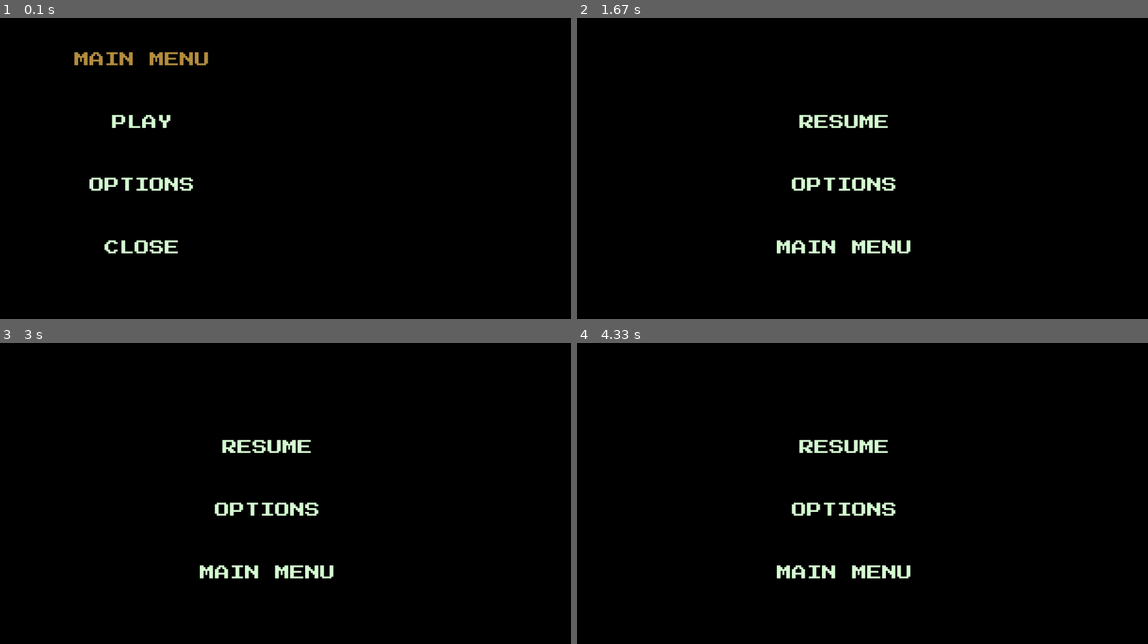
Above: before the commit, frames 1-4 (two rows, left to right).
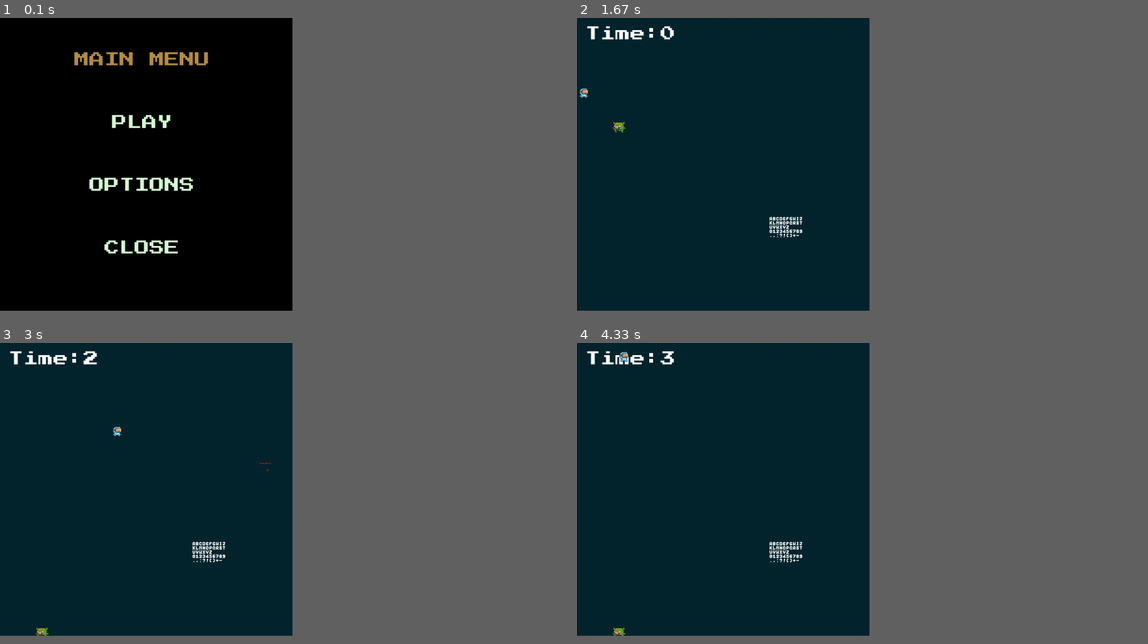
Above: after the commit, the same moments.

Repository: Minipomy/MaximilianoRiveraMendes-pygame-tp-final
Game: pygame game, started from main.py
Same seed, same stepped clock (60 frames per second), same inputs: the game is played once before the commit and once after it.
Inputs (mouse positions are in pixels of both pictures, inside the frame that each line leads up to):
- Up to frame 1 (0.1 s): no input
- Up to frame 2 (1.67 s): click "PLAY" at 0.38 s; click (634, 81) at 0.72 s, where only the run after the commit has a clickable "STAGE 1"; hold P 1-1.47 s; hold Right 1-1.47 s; move the mouse to (816, 156) at 1.03 s; hold P from 1.5 s (still down); tap Space at 1.57 s
- Up to frame 3 (3 s): tap Space at 1.87, 2.07, 2.37, 2.57, 2.87 s; release P at 1.97 s; hold Right 2-2.47 s; move the mouse to (57, 556) at 2.03 s; tap S at 2.15 s; hold Right 2.5-2.97 s
- Up to frame 4 (4.33 s): hold Left 3-3.53 s; tap Space at 3.07, 3.37, 3.63, 3.93, 4.07 s; hold Left 3.57-3.97 s; tap S at 3.72 s; hold Right from 4 s (still down)
In our replay, the window is 900x474 before the commit and 461x461 after it. These sizes can differ from the game's own. Grey fills any space a smaller window leaves; there, only what the larger window draws over its background counts as a difference.

The runs differ from the first frame. In frame 1, 0.1% of the frame differs, in the area x 16-37%, y 11-79%; in frame 2, 50%, in the area x 0-59%, y 0-98%; in frame 3, 50%; in frame 4, 50%.

Commit message:
Actualizaciones Presencial

Diff:
--- a/Enemy.py
+++ b/Enemy.py
@@ -4,27 +4,35 @@
 from constants import SCREEN_WIDTH, DEBUG, SCREEN_HEIGHT
 
 class Enemy(pg.sprite.Sprite):
-    def __init__(self, enemy_data, frame_rate = 60, speed_run = 12, gravity=16):
+    def __init__(self, enemy_data):
         super().__init__()
+
+        # Imagenes del enemigo segun estado
         self.__iddle_r = sf.get_surface_from_spritesheet(enemy_data.get("idle"), 9, 1)
         self.__iddle_l = sf.get_surface_from_spritesheet(enemy_data.get("idle"), 9, 1, flip=True)
         self.__run_r = sf.get_surface_from_spritesheet(enemy_data.get("run"), 16, 1)
         self.__run_l = sf.get_surface_from_spritesheet(enemy_data.get("run"), 16, 1, flip=True)
-        self.__move_x = enemy_data.get("coord_x")
-        self.__move_y = enemy_data.get("coord_y")
-        self.__speed_run = speed_run
-        self.__frame_rate = frame_rate
+
+        # Valores del enemigo
+        self.__move_x = 0
+        self.__move_y = 0
+        self.__location = (enemy_data.get("coord_x"), enemy_data.get("coord_y"))
+        self.__speed_run = enemy_data.get("speed_run")
+        self.__gravity = enemy_data.get("gravity")
+        self.__frame_rate = enemy_data.get("frame_rate")
+        self.__is_jumping = False
+
+        # Atributos de control de animaciones
         self.__player_move_time = 0
         self.__player_animation_time = 0
-        self.__gravity = gravity
-        self.__is_jumping = False
         self.__initial_frame = 0
         self.__actual_animation = self.__iddle_r
-        self.__actual_img_animation = self.__actual_animation[self.__initial_frame]
-        self.__rect = self.__actual_img_animation.get_rect()
+        self.image = self.__actual_animation[self.__initial_frame]
+        self.rect = self.image.get_rect(center = self.__location)
         self.__is_looking_right = True
 
-
+    ################ ANIMACIONES ################
+    #   Funciones de control de animaciones del enemigo
     def __set_x_animations_preset(self, move_x, animation_list: list[pg.surface.Surface], look_r: bool):
         self.__move_x = move_x
         self.__actual_animation = animation_list
@@ -32,12 +40,13 @@
 
 
     def __set_y_animations_preset(self):
-        self.__move_y = -self.__jump
+        # self.__move_y = -self.__jump
         self.__move_x = self.__speed_run if self.__is_looking_right else -self.__speed_run
-        self.__actual_animation = self.__jump_r if self.__is_looking_right else self.__jump_l
+        # self.__actual_animation = self.__jump_r if self.__is_looking_right else self.__jump_l
         self.__initial_frame = 0
-        self.__is_jumping = True
+        # self.__is_jumping = True
 
+    #   Animacion caminando/corriendo
     def run(self, direction: str = 'Right'):
         self.__initial_frame = 0
         match direction:
@@ -48,6 +57,7 @@
                 look_right = False
                 self.__set_x_animations_preset(-self.__speed_run, self.__run_l, look_r=look_right)
 
+    #   Animacion estando quieto
     def stay(self):
         if self.__actual_animation != self.__iddle_l and self.__actual_animation != self.__iddle_r:
             self.__actual_animation = self.__iddle_r if self.__is_looking_right else self.__iddle_l
@@ -55,6 +65,7 @@
             self.__move_x = 0
             self.__move_y = 0
 
+    #   Animacion de salto
     def jump(self, jumping=True):
         if jumping and not self.__is_jumping:
             self.__set_y_animations_preset()
@@ -62,28 +73,30 @@
             self.__is_jumping = False
             self.stay()
 
+    #   Seteo de limites de pantalla
     def __set_borders_limits(self):
         pixels_move = 0
         if self.__move_x > 0:
-            pixels_move = self.__move_x if self.__rect.x < SCREEN_WIDTH - self.__actual_img_animation.get_width() else 0
+            pixels_move = self.__move_x if self.rect.x < SCREEN_WIDTH - self.image.get_width() else 0
         elif self.__move_x < 0:
-            pixels_move = self.__move_x if self.__rect.x > 0 else 0
+            pixels_move = self.__move_x if self.rect.x > 0 else 0
         return pixels_move
 
-
+    ################ ACCIONES / MOVIMIENTOS GENERALES ################
+    #   Controles de movimiento y disparo generales del jugador
     def do_movement(self, delta_ms):
         self.__player_move_time += delta_ms
         if self.__player_move_time >= self.__frame_rate:
             self.__player_move_time = 0
-            self.__rect.x += self.__set_borders_limits()
-            self.__rect.y += self.__move_y
+            self.rect.x += self.__set_borders_limits()
+            self.rect.y += self.__move_y
             # Parte relacionado a saltar
-            if self.__rect.y > SCREEN_HEIGHT:
-                self.__rect.y += self.__gravity
+            if self.rect.y > SCREEN_HEIGHT:
+                self.rect.y += self.__gravity
+            if self.rect.y < SCREEN_HEIGHT - self.image.get_height():
+                self.rect.y += self.__gravity
 
-            if self.__rect.y < SCREEN_HEIGHT - self.__actual_img_animation.get_height():
-                self.__rect.y += self.__gravity
-
+    #   Limitacion de FPS
     def do_animation(self, delta_ms):
         self.__player_animation_time += delta_ms
         if self.__player_animation_time >= self.__frame_rate:
@@ -92,18 +105,14 @@
                 self.__initial_frame += 1
             else:
                 self.__initial_frame = 0
-                # if self.__is_jumping:
-                #     self.__is_jumping = False
-                #     self.__move_y = 0
 
-    def update(self, delta_ms, screen):
+    def update(self, delta_ms):
         self.do_movement(delta_ms)
         self.do_animation(delta_ms)
-        self.draw(screen)
 
     def draw(self, screen: pg.surface.Surface):
         if DEBUG:
-            pg.draw.rect(screen, 'red', self.__rect)
+            pg.draw.rect(screen, 'red', self.rect)
             # pg.draw.rect(screen, 'green', self.__rect.bottom)
-        self.__actual_img_animation = self.__actual_animation[self.__initial_frame]
-        screen.blit(self.__actual_img_animation, self.__rect)
+        self.image = self.__actual_animation[self.__initial_frame]
+        screen.blit(self.image, self.rect)
--- a/Game.py
+++ b/Game.py
@@ -5,13 +5,14 @@
 from Enemy import Enemy
 from Player import Player
 from Projectile import Projectile
+from Tile import Tile
 from Buttons import Buttons
 from constants import *
 
 class Game():
     def __init__(self, json_file):
         data = open(json_file)
-        json = js.load(data)
+        self.json = js.load(data)
         pg.init()
         self.width = SCREEN_WIDTH
         self.height = SCREEN_HEIGHT
@@ -26,21 +27,19 @@
         self.isPause = False
         self.isPlaying = False
         self.sprites = pg.sprite.Group()
-        self.player = Player(json.get("player"))
-        self.enemy = Enemy(json.get("enemy"))
+        self.enemy = pg.sprite.Group()
+        self.tile = pg.sprite.Group()
+        self.player = Player(self.json.get("player"))
 
-
+        #   Agregamos los enemigos y tiles al grupo
+        self.enemy.add(Enemy(self.json.get("enemy")))
+        self.tile.add(Tile(self.json.get("tile")))
 
     def get_width(self):
         return self.width
 
     def get_height(self):
         return self.height
-
-    # def counter(self):
-    #     self.time_start -= 1
-    #     if self.time_start <= 0:
-    #         self.finished = True
 
     def main_menu(self):
         while True:
@@ -61,8 +60,8 @@
                         sys.exit()
                     if event.type == pg.MOUSEBUTTONDOWN:
                         if PLAY_BUTTON.checkForInput(MOUSE):
-                            self.isPlaying = True
-                            self.run()
+                            # self.isPlaying = True
+                            self.game_select()
                         if OPTIONS_BUTTON.checkForInput(MOUSE):
                             self.options()
                         if QUIT_BUTTON.checkForInput(MOUSE):
@@ -73,11 +72,13 @@
     def set_pause(self):
         while self.isPause:
             MOUSE = pg.mouse.get_pos()
+            MENU_TEXT = self.font.render("Game Paused", True, PRIMARY_ACCENT)
+            MENU_RECT = MENU_TEXT.get_rect(topleft=(20, 20))
             RESUME_BUTTON = Buttons(pos=(640, 250), text_input=RESUME_TEXT, font=self.font, base_color=BUTTON_BASE_COLOR, hovering_color=HOVER_COLOR)
             OPTIONS_BUTTON = Buttons(pos=(640, 400), text_input=OPTIONS_TEXT, font=self.font, base_color=BUTTON_BASE_COLOR, hovering_color=HOVER_COLOR)
             MAIN_MENU_BUTTON = Buttons(pos=(640, 550), text_input=MAIN_MENU_TEXT, font=self.font, base_color=BUTTON_BASE_COLOR, hovering_color=HOVER_COLOR)
             self.screen.fill((0, 0, 0))
-            # self.screen.blit(MENU_TEXT, MENU_RECT)
+            self.screen.blit(MENU_TEXT, MENU_RECT)
             for button in [RESUME_BUTTON, OPTIONS_BUTTON, MAIN_MENU_BUTTON]:
                 button.changeColor(MOUSE)
                 button.update(self.screen)
@@ -85,6 +86,9 @@
                     if event.type == pg.QUIT:
                         pg.quit()
                         sys.exit()
+                    if event.type == pg.KEYDOWN:
+                        if event.key == pg.K_p:
+                            self.isPause = False
                     if event.type == pg.MOUSEBUTTONDOWN:
                         if RESUME_BUTTON.checkForInput(MOUSE):
                             self.isPause = False
@@ -95,6 +99,33 @@
                             self.main_menu()
             pg.display.flip()
 
+    def game_select(self):
+        while True:
+            MOUSE = pg.mouse.get_pos()
+            SELECT_GAME_TEXT = self.font.render("Select Stage", True, PRIMARY_ACCENT)
+            SELECT_STAGE_MENU = SELECT_GAME_TEXT.get_rect(topleft=(20, 20))
+            STAGE_1 = Buttons(pos=(140, 150), text_input="STAGE 1", font=self.font, base_color=BUTTON_BASE_COLOR, hovering_color=HOVER_COLOR)
+            STAGE_2 = Buttons(pos=(440, 350), text_input="STAGE 2", font=self.font, base_color=BUTTON_BASE_COLOR, hovering_color=HOVER_COLOR)
+            STAGE_3 = Buttons(pos=(140, 440), text_input="STAGE 3", font=self.font, base_color=BUTTON_BASE_COLOR, hovering_color=HOVER_COLOR)
+            self.screen.fill((0, 0, 0))
+            self.screen.blit(SELECT_GAME_TEXT, SELECT_STAGE_MENU)
+            for button in [STAGE_1, STAGE_2, STAGE_3]:
+                button.changeColor(MOUSE)
+                button.update(self.screen)
+            for event in pg.event.get():
+                if event.type == pg.QUIT:
+                    pg.quit()
+                if event.type == pg.MOUSEBUTTONDOWN:
+                    if STAGE_1.checkForInput(MOUSE):
+                        self.isPlaying = True
+                        self.run()
+                    if STAGE_2.checkForInput(MOUSE):
+                        self.isPlaying = True
+                    if STAGE_3.checkForInput(MOUSE):
+                        self.isPlaying = True
+
+
+            pg.display.update()
 
     def options(self):
         while True:
@@ -124,11 +155,29 @@
                         self.set_pause()
 
             self.screen.fill(BACKGROUND_COLOR)
+
+            #   Generamos contador de tiempo en stage
             self.draw_text("Time: ", (255, 255, 255), self.screen, 20, 20)
             self.draw_text(str(seconds),(255, 255, 255), self.screen, 200, 20)
-            player = self.player
-            enemy = self.enemy
-            player.update(self.delta_ms, self.screen)
-            enemy.update(self.delta_ms, self.screen)
+
+            for bullet in self.player.bullet_group:
+                for enemy in self.enemy:
+                    if bullet.rect.colliderect(enemy.rect):
+                        enemy.kill()
+
+            #   Agregamos los enemigos al Stage
+            self.enemy.draw(self.screen)
+            self.enemy.update(self.delta_ms)
+
+            # #   Agregamos los Tiles al Stage
+            self.tile.draw(self.screen)
+
+            #   Agregamos el jugador al Stage
+            for tile in self.tile:
+                self.player.is_on_platform(tile)
+
+            self.player.update(self.delta_ms, self.screen)
+
+            #   Actualizacion de pantalla
             pg.display.flip()
             self.clock.tick(100)  # Limita el juego a 60 FPS
--- a/Player.py
+++ b/Player.py
@@ -4,40 +4,50 @@
 from constants import SCREEN_WIDTH, DEBUG, SCREEN_HEIGHT
 
 class Player(pg.sprite.Sprite):
-    def __init__(self, player_data, frame_rate = 60, speed_run = 12, gravity = 16, jump = 32):
+    def __init__(self, player_data):
         super().__init__()
-        self.__iddle_r = sf.get_surface_from_spritesheet(player_data.get("idle"), 11, 1)
-        self.__iddle_l = sf.get_surface_from_spritesheet(player_data.get("idle"), 11, 1, flip=True)
-        self.__run_r = sf.get_surface_from_spritesheet(player_data.get("run"), 12, 1)
-        self.__run_l = sf.get_surface_from_spritesheet(player_data.get("run"), 12, 1, flip=True)
-        self.__jump_r = sf.get_surface_from_spritesheet(player_data.get("jump"), 1, 1)
-        self.__jump_l = sf.get_surface_from_spritesheet(player_data.get("jump"), 1, 1, flip=True)
+
+        #   Imagenes del jugador
+        self.__iddle_r = sf.get_surface_from_spritesheet(player_data.get("idle_img"), 11, 1)
+        self.__iddle_l = sf.get_surface_from_spritesheet(player_data.get("idle_img"), 11, 1, flip=True)
+        self.__run_r = sf.get_surface_from_spritesheet(player_data.get("run_img"), 12, 1)
+        self.__run_l = sf.get_surface_from_spritesheet(player_data.get("run_img"), 12, 1, flip=True)
+        self.__jump_r = sf.get_surface_from_spritesheet(player_data.get("jump_img"), 1, 1)
+        self.__jump_l = sf.get_surface_from_spritesheet(player_data.get("jump_img"), 1, 1, flip=True)
+
+        #   Control de animaciones
+        self.__initial_frame = 0
+        self.__player_move_time = 0
+        self.__player_animation_time = 0
+        self.__actual_animation = self.__iddle_r
+        self.image = self.__actual_animation[self.__initial_frame]
+        self.rect = self.image.get_rect()
+        self.__is_looking_right = True
+
+        #   Valores del jugador
         self.__move_x = player_data.get("coord_x")
         self.__move_y = player_data.get("coord_y")
-        self.__speed_run = speed_run
-        self.__frame_rate = frame_rate
-        self.__player_move_time = 0
-        self.__player_animation_time = 0
-        self.__gravity = gravity
-        self.__jump = jump
+        self.__speed_run = player_data.get("speed_run")
+        self.__frame_rate = player_data.get("frame_rate")
+        self.__bullet_data = player_data.get("bullet")
+        self.__gravity = player_data.get("gravity")
+        self.__jump = player_data.get("jump")
+        self.life = player_data.get("life")
+        self.isOnFloor = False
         self.__is_jumping = False
-        self.__initial_frame = 0
-        self.__actual_animation = self.__iddle_r
-        self.__actual_img_animation = self.__actual_animation[self.__initial_frame]
-        self.__rect = self.__actual_img_animation.get_rect()
-        self.__is_looking_right = True
 
-        self.laser_time = 0
-        self.laser_cooldown = 100
+        #   Valores balas del jugador
+        self.laser_time = self.__bullet_data.get("laser_time")
+        self.laser_cooldown = self.__bullet_data.get("laser_cooldown")
         self.ready = False
         self.bullet_group = pg.sprite.Group()
 
-
+    ################ ANIMACIONES ################
+    #   Funciones de control de animaciones del jugador
     def __set_x_animations_preset(self, move_x, animation_list: list[pg.surface.Surface], look_r: bool):
         self.__move_x = move_x
         self.__actual_animation = animation_list
         self.__is_looking_right = look_r
-
 
     def __set_y_animations_preset(self):
         self.__move_y = -self.__jump
@@ -46,6 +56,7 @@
         self.__initial_frame = 0
         self.__is_jumping = True
 
+    #   Animacion caminando/corriendo
     def run(self, direction: str = 'Right'):
         self.__initial_frame = 0
         match direction:
@@ -56,6 +67,7 @@
                 look_right = False
                 self.__set_x_animations_preset(-self.__speed_run, self.__run_l, look_r=look_right)
 
+    #   Animacion estando quieto
     def stay(self):
         if self.__actual_animation != self.__iddle_l and self.__actual_animation != self.__iddle_r:
             self.__actual_animation = self.__iddle_r if self.__is_looking_right else self.__iddle_l
@@ -63,6 +75,7 @@
             self.__move_x = 0
             self.__move_y = 0
 
+    #   Animacion de salto
     def jump(self, jumping=True):
         if jumping and not self.__is_jumping:
             self.__set_y_animations_preset()
@@ -70,27 +83,38 @@
             self.__is_jumping = False
             self.stay()
 
+    #   Seteo de limites de pantalla
     def __set_borders_limits(self):
         pixels_move = 0
         if self.__move_x > 0:
-            pixels_move = self.__move_x if self.__rect.x < SCREEN_WIDTH - self.__actual_img_animation.get_width() else 0
+            pixels_move = self.__move_x if self.rect.x < SCREEN_WIDTH - self.image.get_width() else 0
         elif self.__move_x < 0:
-            pixels_move = self.__move_x if self.__rect.x > 0 else 0
+            pixels_move = self.__move_x if self.rect.x > 0 else 0
         return pixels_move
 
+    ################ ACCIONES / MOVIMIENTOS GENERALES ################
+
+    def get_damage(self, entity):
+        if entity.rect.colliderect(self.rect):
+            self.life -= 1
+
+    #   El jugador dispara
     def attack(self):
-        print('!piu piu!')
         self.bullet_group.add(self.create_bullet())
 
+    #   Crea una bala con el consturctor de Projectile
     def create_bullet(self):
-        return Projectile(self.__rect.x, self.__rect.top) # Crea y devuelve un objeto de la clase Bullet en la posición actual del ratón
+        return Projectile(self.__bullet_data, self.rect.centerx, self.rect.centery, self.__is_looking_right)
 
+    #   Tiempo de recarga y delay de disparo
     def recharge(self):
         if not self.ready:
             curent_time = pg.time.get_ticks()
             if curent_time - self.laser_time >= self.laser_cooldown:
                 self.ready = True
+                print(self.ready)
 
+    #   Controles de movimiento y disparo generales del jugador
     def do_movement(self, delta_ms):
         keys = pg.key.get_pressed()
         if keys[pg.K_RIGHT] and not keys[pg.K_LEFT]:
@@ -100,26 +124,34 @@
         if not keys[pg.K_RIGHT] and not keys[pg.K_LEFT]:
             self.stay()
         if keys[pg.K_SPACE]:
-            self.jump(True)
+            self.jump()
         if keys[pg.K_s]:
             self.attack()
             self.ready = False
             self.laser_time = pg.time.get_ticks()
-            print(self.laser_time)
 
         self.__player_move_time += delta_ms
         if self.__player_move_time >= self.__frame_rate:
             self.__player_move_time = 0
-            self.__rect.x += self.__set_borders_limits()
-            self.__rect.y += self.__move_y
+            self.rect.x += self.__set_borders_limits()
+            self.rect.y += self.__move_y
 
             # Parte relacionado a saltar
-            if self.__rect.y > SCREEN_HEIGHT:
-                self.__rect.y += self.__gravity
+            if self.rect.y > SCREEN_HEIGHT:
+                self.rect.y += self.__gravity
+            if self.rect.y < SCREEN_HEIGHT - self.image.get_height():
+                self.rect.y += self.__gravity
 
-            if self.__rect.y < SCREEN_HEIGHT - self.__actual_img_animation.get_height():
-                self.__rect.y += self.__gravity
+    def is_on_platform(self, tile):
+        self.isOnFloor = False
+        if self.rect.top == tile.rect.bottom:
+            self.rect.y += 0
+        elif self.rect.bottom == tile.rect.top:
+            self.rect.y += tile.rect.x
+            self.isOnFloor = True
+            print(self.isOnFloor)
 
+    #   Limitacion de FPS
     def do_animation(self, delta_ms):
         self.__player_animation_time += delta_ms
         if self.__player_animation_time >= self.__frame_rate:
@@ -128,22 +160,18 @@
                 self.__initial_frame += 1
             else:
                 self.__initial_frame = 0
-                # if self.__is_jumping:
-                #     self.__is_jumping = False
-                #     self.__move_y = 0
 
     def update(self, delta_ms, screen):
-        self.recharge()
-        self.bullet_group.draw(screen)
-        self.bullet_group.update(self.__is_looking_right)
         self.do_movement(delta_ms)
         self.do_animation(delta_ms)
         self.draw(screen)
-
+        self.recharge()
+        self.bullet_group.draw(screen)
+        self.bullet_group.update()
 
     def draw(self, screen: pg.surface.Surface):
         if DEBUG:
-            pg.draw.rect(screen, 'red', self.__rect)
+            pg.draw.rect(screen, 'red', self.rect)
             # pg.draw.rect(screen, 'green', self.__rect.bottom)
-        self.__actual_img_animation = self.__actual_animation[self.__initial_frame]
-        screen.blit(self.__actual_img_animation, self.__rect)
+        self.image = self.__actual_animation[self.__initial_frame]
+        screen.blit(self.image, self.rect)
--- a/Projectile.py
+++ b/Projectile.py
@@ -2,20 +2,22 @@
 from constants import *
 
 class Projectile(pg.sprite.Sprite):
-    def __init__(self, pos_x, pos_y):
+    def __init__(self, projectile_data, pos_x, pos_y, direction:bool):
         super().__init__()
-        self.image = pg.Surface((50, 10))
+        self.image = pg.Surface((projectile_data.get("size_x"), projectile_data.get("size_y")))
         self.image.fill((255, 0, 0))
         # self.image = pg.image.load('./Recursos/Traps/player_laser.png')
+        self.direction = direction
+        self.velocity = projectile_data.get("velocity")
         self.rect = self.image.get_rect(center=(pos_x, pos_y))
 
-    def update(self, direction):
-        match direction:
+    def update(self):
+        match self.direction:
             case True:
-                self.rect.x += 20
+                self.rect.x += self.velocity
                 if self.rect.x >= SCREEN_WIDTH:
                     self.kill()
             case False:
-                self.rect.x -= 20
+                self.rect.x -= self.velocity
                 if self.rect.x <= 0:
                     self.kill()
--- /dev/null
+++ b/Tile.py
@@ -0,0 +1,17 @@
+import pygame as pg
+from constants import DEBUG
+
+class Tile(pg.sprite.Sprite):
+    def __init__(self, tile_data):
+        super().__init__()
+        self.pos_x = tile_data.get("pos_x")
+        self.pos_y = tile_data.get("pos_y")
+        self.image = pg.image.load(tile_data.get("tile_img")).convert_alpha()
+        self.rect = self.image.get_rect(center=(self.pos_x, self.pos_y))
+
+
+    def draw(self, screen):
+        if DEBUG:
+            pg.draw.rect(screen, 'red', self.rect)
+            # pg.draw.rect(screen, 'green', self.rect.bottom)
+        screen.blit(self.image, self.rect)
--- a/config.json
+++ b/config.json
@@ -1,15 +1,52 @@
 {
     "player": {
-        "idle": "Recursos/Main Characters/Virtual Guy/Idle (32x32).png"
-,       "run": "Recursos/Main Characters/Virtual Guy/Run (32x32).png",
-        "jump": "Recursos/Main Characters/Virtual Guy/jump (32x32).png",
+        "idle_img": "Recursos/Main Characters/Virtual Guy/Idle (32x32).png"
+,       "run_img": "Recursos/Main Characters/Virtual Guy/Run (32x32).png",
+        "jump_img": "Recursos/Main Characters/Virtual Guy/jump (32x32).png",
         "coord_x": 0,
-        "coord_y": 0
+        "coord_y": 0,
+        "life": 3,
+        "speed_run": 12,
+        "gravity": 16,
+        "jump": 32,
+        "frame_rate": 60,
+        "bullet": {
+            "velocity": 7,
+            "laser_time": 10,
+            "laser_cooldown": 50,
+            "size_x": 5,
+            "size_y": 2
+        }
     },
     "enemy": {
         "idle": "Recursos/Enemies/AngryPig/Idle (36x30).png"
 ,       "run": "Recursos/Enemies/AngryPig/Walk (36x30).png",
-        "coord_x": 0,
-        "coord_y": 0
+        "coord_x": 100,
+        "coord_y": 100,
+        "speed_run": 12,
+        "gravity": 16,
+        "frame_rate": 60
+    },
+    "tile": {
+        "tile_img": "Recursos/Menu/Text/Text (White) (8x10).png",
+        "pos_x": 500,
+        "pos_y": 500,
+        "size_x": 200,
+        "size_y": 200
+    },
+    "stages": {
+        "stage_1": {
+            "player_pos": [440,440],
+            "enemy_count": 1,
+            "enemy_pos": [[200, 200]],
+            "tiles_pos": [[200, 200]]
+        },
+        "stage_2": {
+            "tiles_pos": [[200, 200], [100, 100], [300, 300]]
+        },
+        "stage_3": {
+            "tiles_pos": [[200, 200], [100, 100], [300, 300]]
+        }
     }
+
 }
--- a/constants.py
+++ b/constants.py
@@ -2,12 +2,12 @@
 ##################### DEBUG CONFIGS #####################
 DEBUG = False
 ##################### DISPLAY CONFIGS #####################
-DATA = "config.json"
+DATA = r"config.json"
 CAPTION = "Meme Game"
-SCREEN_WIDTH = 1366
-SCREEN_HEIGHT = 720
+SCREEN_WIDTH = 700
+SCREEN_HEIGHT = 700
 FPS = 60
-FONT = "Recursos/Font/PressStart2P-Regular.ttf"
+FONT = r"Recursos/Font/PressStart2P-Regular.ttf"
 BACKGROUND_COLOR = (5, 37, 46)
 TEXT_COLOR = (255, 255, 255)
 PLAY_TEXT="PLAY"
